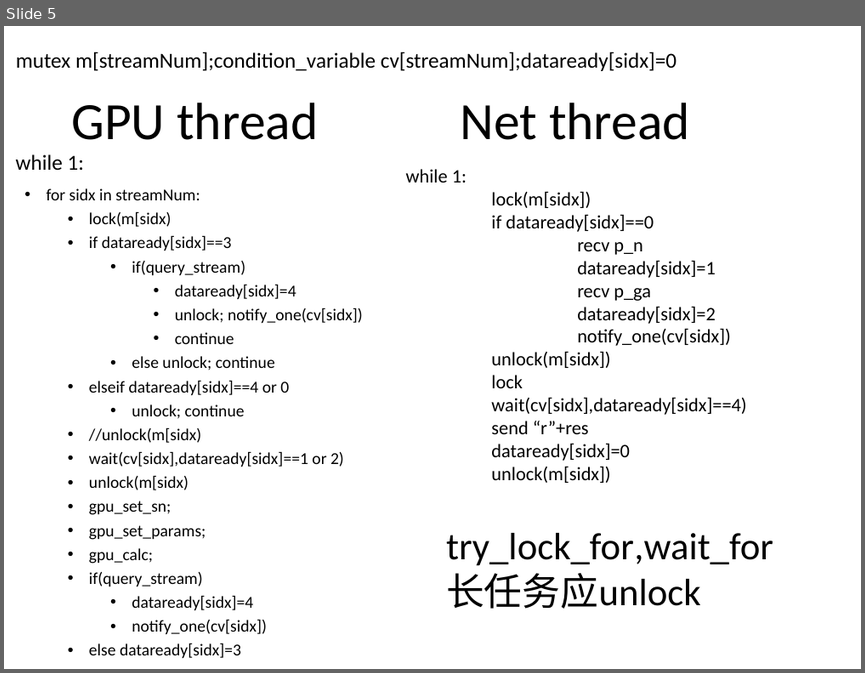
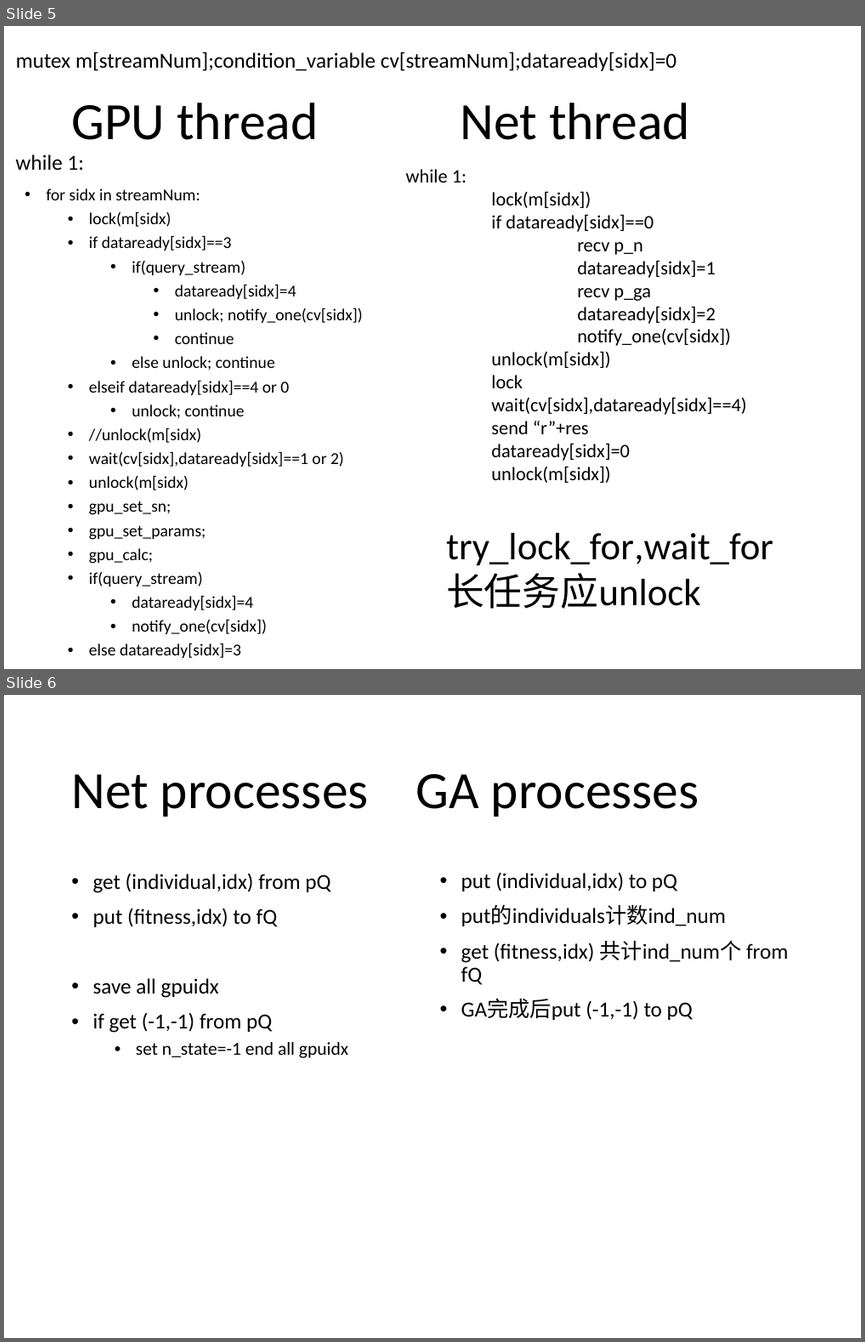
Before and after one commit to liu-kan/gSMFRETda, a slide deck: doc/nanomsg.pptx. Shown one above the other, each under a label of ours: slide 5 before the commit, slides 5 and 6 after it. The pictures are 865x673 and 865x1342 pixels, drawn with LibreOffice and Linux fonts; fonts in the diff are those of the drawing. Boxes give left, top, right and bottom in pixels: in the first picture for what was removed or moved away, otherwise in the second. Text is boxed around its words. In the diff, an @@ line names an element or a change of style, - is before the commit and + after.

```diff
--- a/doc/nanomsg.pptx
+++ b/doc/nanomsg.pptx
@@ slide 6 added at box(4, 695, 861, 1338), background #FFFFFF @@
@@ title added at box(71, 774, 699, 817), 44 pt, text #000000 @@
+Net processes GA processes
@@ text added at box(93, 873, 348, 1058), 18 pt, text #000000 @@
+• get (individual,idx) from pQ
+• put (fitness,idx) to fQ
+• save all gpuidx
+• if get (-1,-1) from pQ
+  • set n_state=-1 end all gpuidx
@@ text added at box(461, 872, 788, 1020), 18 pt, text #000000 @@
+• put (individual,idx) to pQ
+• put的individuals计数ind_num
+• get (fitness,idx) 共计ind_num个 from fQ
+• GA完成后put (-1,-1) to pQ
```
Also in this commit, not shown: 3 slides changed, 29 other files.
